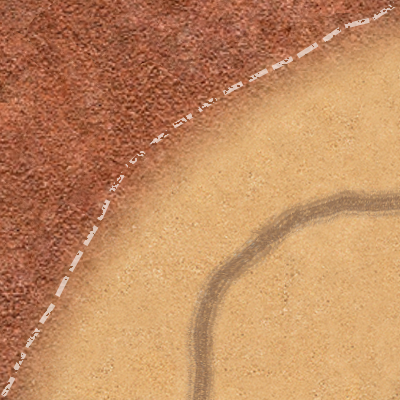
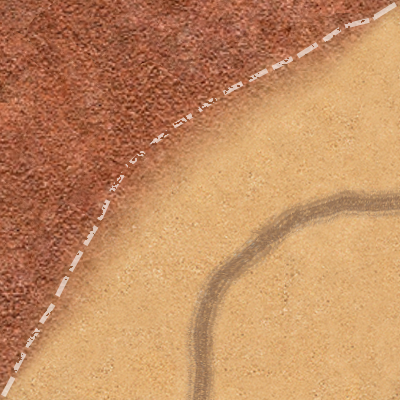
Revision of a layered 400 × 400 image; what changed, layer by layer:
painted on "Слой 2" over (x1=0, y1=0, x2=400, y2=400)
